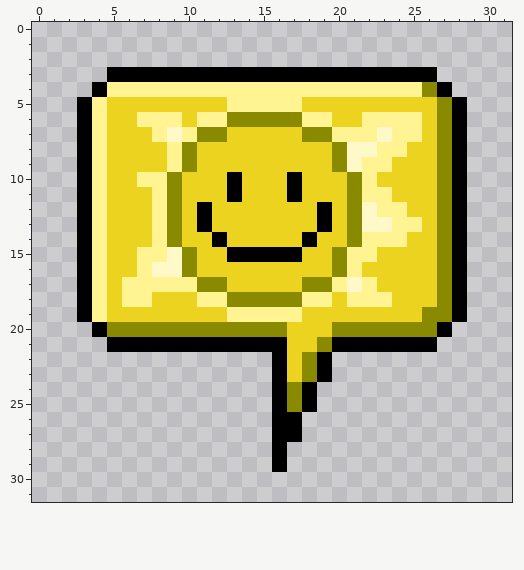
Edited in one commit: pixel-art file (project/raw_assets/source/character/emoji_bubble.ase). Above, as it was before the edit.
32x32 pixels, 1 frame. Colours within 5 levels of each other are drawn and written as one.
And afterwards:
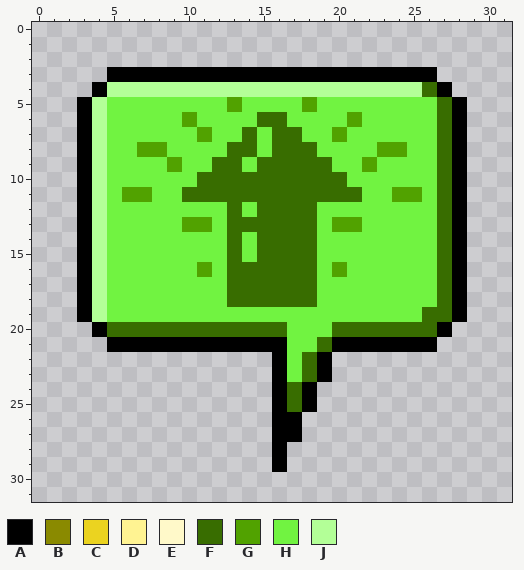
Palette (. is transparent): A #000000  B #8a8a00  C #ebd320  D #fff392  E #fff9c9  F #386d00  G #51a200  H #71f341  J #b3ff97
The commit says: Added LevelUp EmojiBubble Fixed UI Not updating on failed mission
Changes in this commit:
layer "levelup" added
layer "success" now hidden
Changed rows in their new state; - is an unchanged pixel.
first column x 4:
 4 -JJJJJJJJJJJJJJJJJJJJJF-
 5 JHHHHHHHHGHHHHGHHHHHHHHF
 6 JHHHHHGHHHHFFHHHHGHHHHHF
 7 JHHHHHHGHHFHFFHHGHHHHHHF
 8 JHHGGHHHHFFHFFFHHHHGGHHF
 9 JHHHHGHHFFHFFFFFHHGHHHHF
10 JHHHHHHFFFFFFFFFFHHHHHHF
11 JHGGHHFFFFFFFFFFFFHHGGHF
12 JHHHHHHHHFHFFFFHHHHHHHHF
13 JHHHHHGGHFFFFFFHGGHHHHHF
14 JHHHHHHHHFHFFFFHHHHHHHHF
15 JHHHHHHHHFHFFFFHHHHHHHHF
16 JHHHHHHGHFFFFFFHGHHHHHHF
17 JHHHHHHHHFFFFFFHHHHHHHHF
18 JHHHHHHHHFFFFFFHHHHHHHHF
19 JHHHHHHHHHHHHHHHHHHHHHFF
20 -FFFFFFFFFFFFHHHFFFFFFF-
21 -------------HHF--------
22 -------------HF---------
23 -------------HF---------
24 -------------F----------
25 -------------F----------
Pixel boxes of the changes (left, top, right, bottom) in both pictures:
changed: (92, 82, 452, 412)
